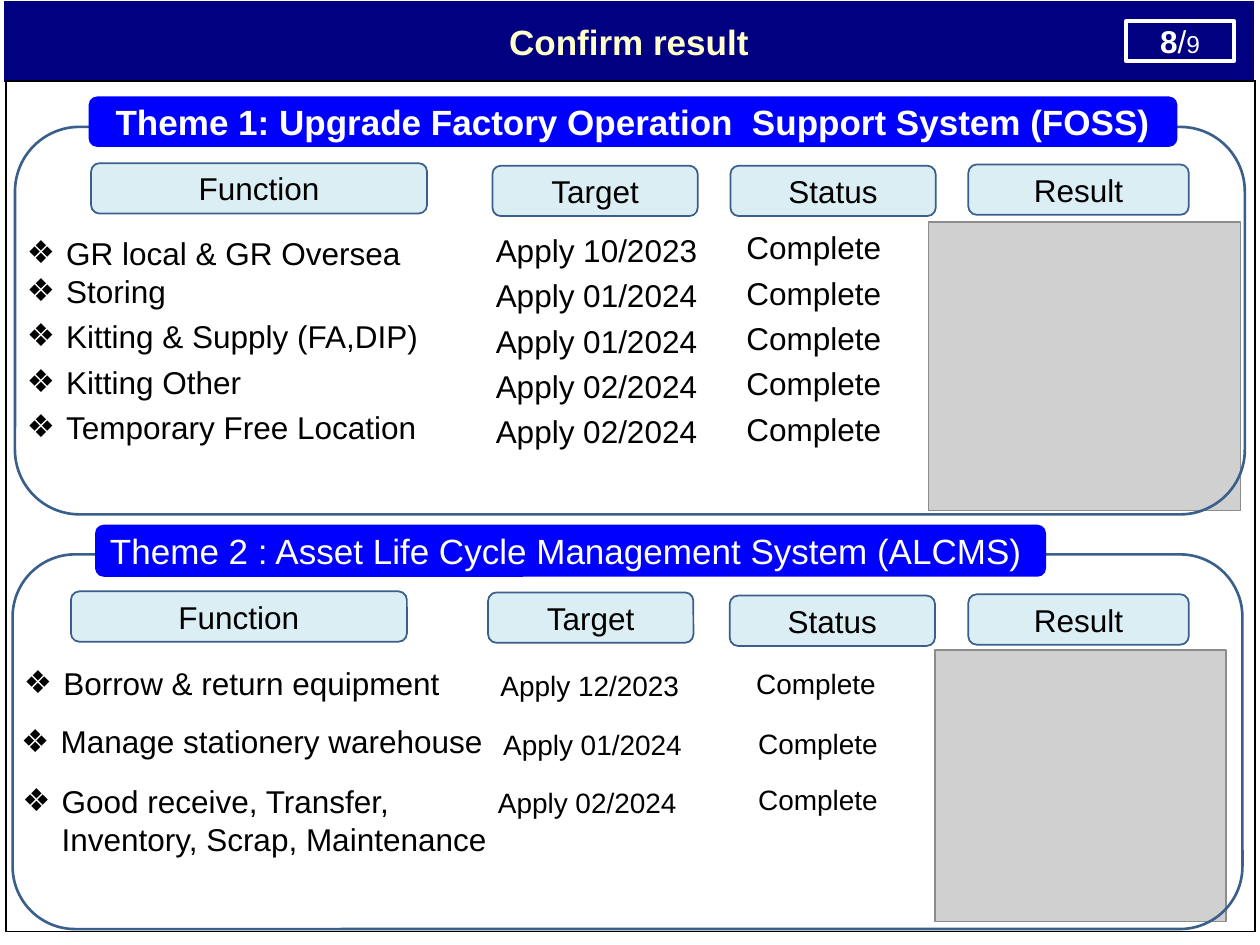
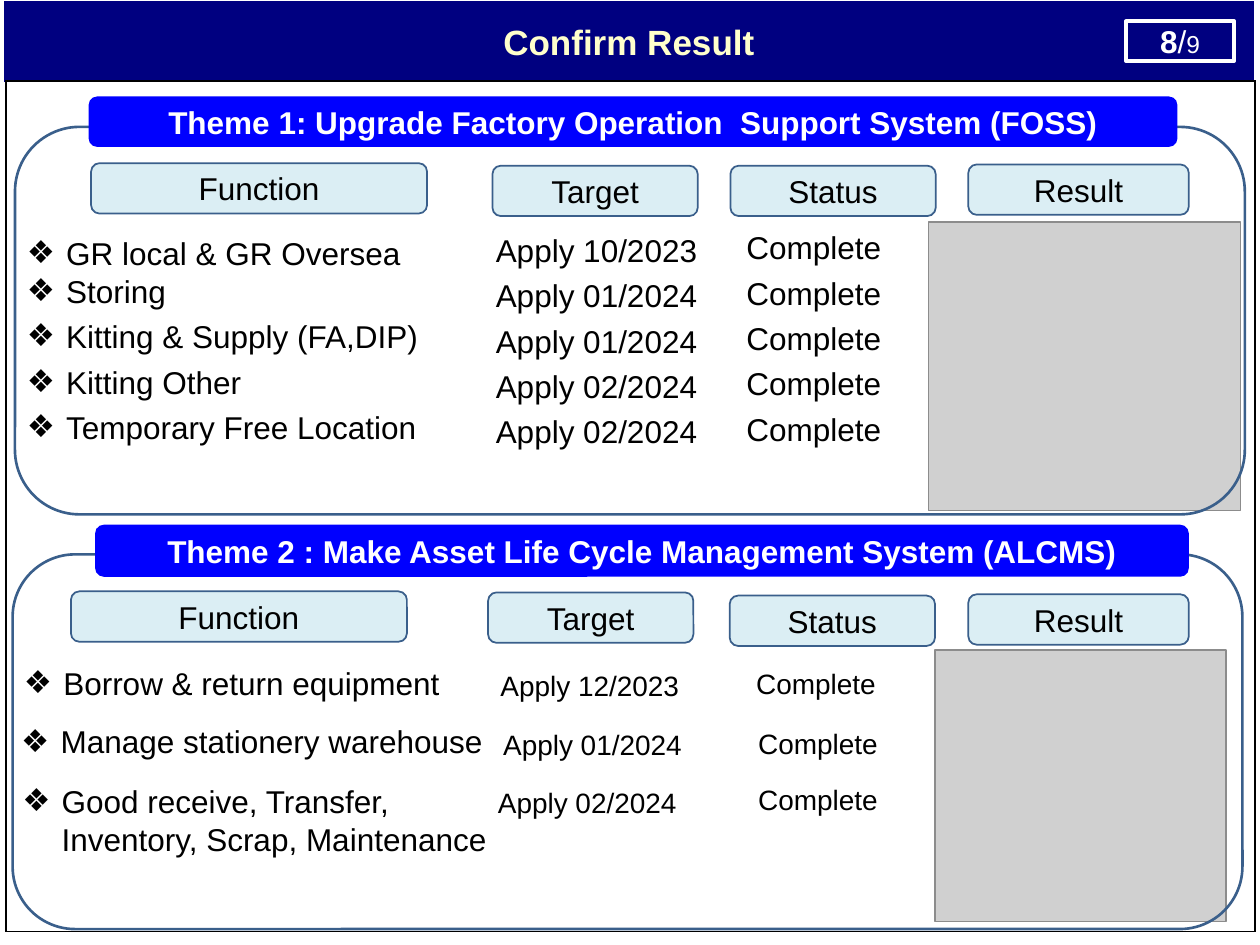
Before and after one commit to thietbicongnghevietnam/ReportPSNV, a slide deck: slide 9 of Report_Nguyen Nhu Minh_V5.pptx. Drawn at 1260x945 pixels with LibreOffice and Linux fonts; fonts in the diff are those of the drawing; grey boxes stand for pictures. Boxes give left, top, right and bottom in pixels: in the first picture for what was removed or moved away, otherwise in the second. Text is boxed around its words. In the diff, an @@ line names an element or a change of style, - is before the commit and + after.

```diff
--- a/Report_Nguyen Nhu Minh_V5.pptx
+++ b/Report_Nguyen Nhu Minh_V5.pptx
@@ text in rectangle at (503, 29, 754, 56): text changed @@
-Confirm result
+Confirm Result
@@ rounded rectangle "Theme 1: Upgrade Factory Operation ..." at (88, 97, 1177, 147): size 20 to 18 pt @@
@@ rounded rectangle "Theme 2 : Make Asset ...": place and size @@
-rounded rectangle "Theme 2 : Make Asset ..." at (94, 524, 1046, 576)
+rounded rectangle "Theme 2 : Make Asset ..." at (94, 524, 1188, 576)
@@ text in rounded rectangle at (167, 540, 1116, 569): text changed; size 20 to 18 pt; bold on @@
-Theme 2 : Asset Life Cycle Management System (ALCMS)
+Theme 2 : Make Asset Life Cycle Management System (ALCMS)
```
Also in this commit, not shown: 6 other slides changed, 2 other files.
